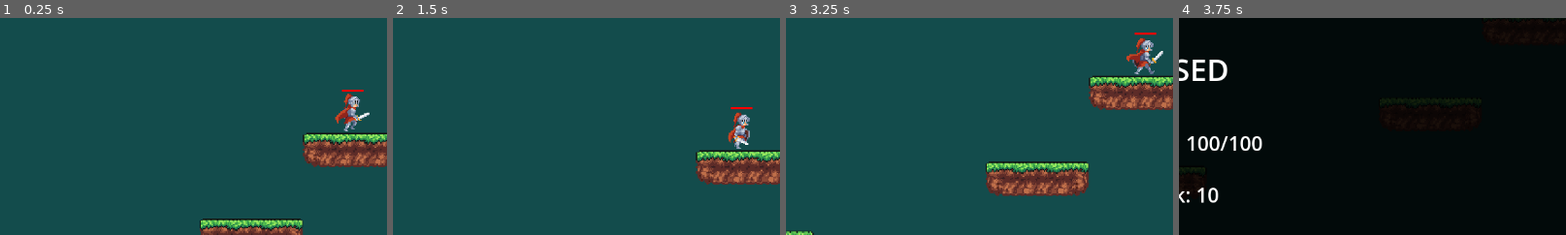
Above: before the commit, frames 1-4 (left to right).
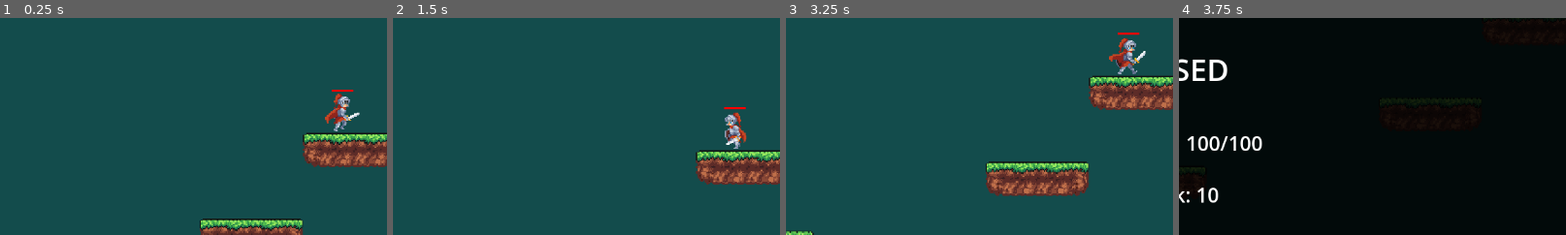
Above: after the commit, the same moments.

Repository: lukaszavadil1/AK8POGame
Game: Godot game, scene res://Scenes/Levels/level_3.tscn
Same seed, same stepped clock (60 frames per second), same inputs: the game is played once before the commit and once after it. This scene is started directly instead of the project's main scene.
Inputs:
- Up to frame 1 (0.25 s): no input
- Up to frame 2 (1.5 s): tap Enter at 0.5 s; hold Right (ui_right) 0.53-1.25 s; tap P at 0.6 s; tap Space (ui_accept) at 0.77 s; click "Restart level" at 1.25 s
- Up to frame 3 (3.25 s): hold Right (ui_right) 2.03-2.75 s; tap P at 2.1 s; tap Space (ui_accept) at 2.27 s; click "Restart level" at 2.75 s
- Up to frame 4 (3.75 s): hold Left (ui_left) from 3.53 s (still down); tap P at 3.6 s
The pictures show only the part of the screen within x 50-100%, y 0-50%; the shares and areas given below are measured in that part.

The runs differ from the first frame. In frame 1, 1.1% of the frame differs, in the area x 83-96%, y 33-53%; in frame 2, 0.8%; in frame 3, 1.4%, in the area x 83-98%, y 6-26%; in frame 4, nothing differs.

Commit message:
some changes

Diff:
--- a/src/Scenes/Levels/level_3.tscn
+++ b/src/Scenes/Levels/level_3.tscn
@@ -468,11 +468,14 @@
 script = ExtResource("12_md4x4")
 max_health = 100
 points_on_death = 4
+patrol_distance = 10.0
 
 [node name="Enemy2" parent="." instance=ExtResource("11_sy7oa")]
 position = Vector2(678, 924)
 script = ExtResource("12_md4x4")
+patrol_distance = 5.0
 
 [node name="Enemy3" parent="." instance=ExtResource("11_sy7oa")]
 position = Vector2(1907, 620)
 script = ExtResource("12_md4x4")
+patrol_distance = 10.0
